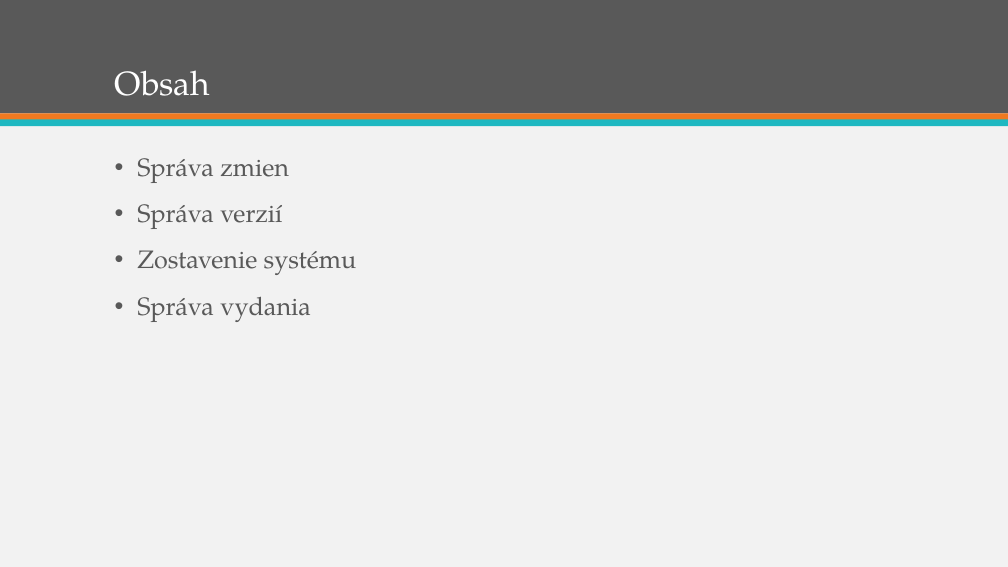
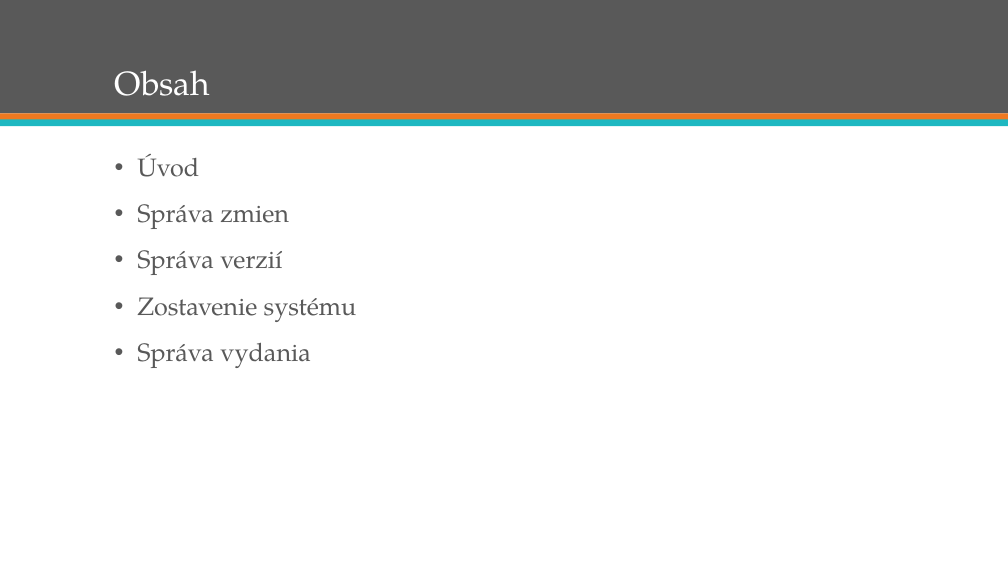
Before and after one commit to ppatrik/swib-prezentacia, a slide deck: slide 2 of swib.pptx (slide 3 before the commit). Drawn at 1008x567 pixels with LibreOffice and Linux fonts; fonts in the diff are those of the drawing. Boxes give left, top, right and bottom in pixels: in the first picture for what was removed or moved away, otherwise in the second. Text is boxed around its words. In the diff, an @@ line names an element or a change of style, - is before the commit and + after.

```diff
--- a/swib.pptx
+++ b/swib.pptx
@@ background #F2F2F2 to #FFFFFF @@
@@ text at (x1=137, y1=154, x2=199, y2=177): paragraph added @@
+• Úvod
```
Also in this commit, not shown: 8 other slides changed, 8 slides added.
